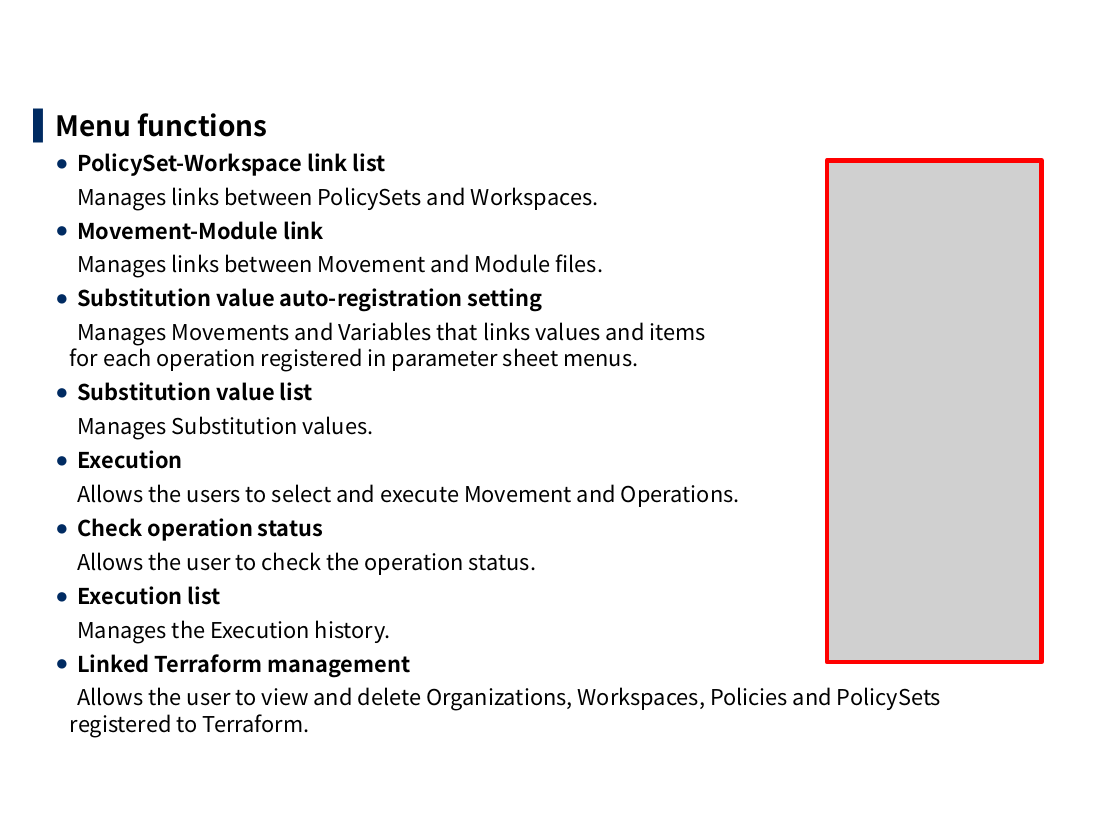
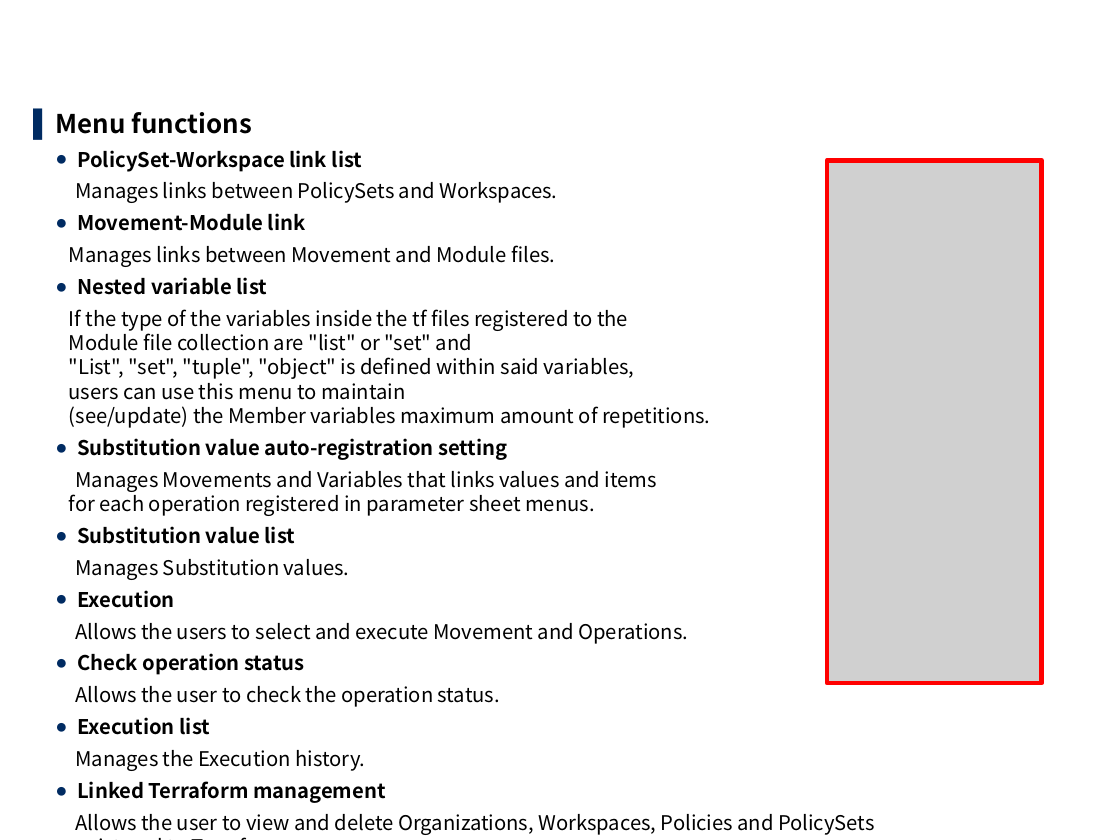
Before and after one commit to exastro-suite/it-automation-docs, a slide deck: slide 17 of asset/Learn/ITA-Terraform-Driver_en.pptx. Drawn at 1120x840 pixels with LibreOffice and Linux fonts; fonts in the diff are those of the drawing; grey boxes stand for pictures; background and template pictures are left out. Boxes give left, top, right and bottom in pixels: in the first picture for what was removed or moved away, otherwise in the second. Text is boxed around its words. In the diff, an @@ line names an element or a change of style, - is before the commit and + after.

```diff
--- a/asset/Learn/ITA-Terraform-Driver_en.pptx
+++ b/asset/Learn/ITA-Terraform-Driver_en.pptx
@@ text at (x1=55, y1=112, x2=875, y2=835): size 18 to 16.6 pt in "Menu functions"; size 14 to 12.9 pt in "PolicySet-Workspace link list", "Manages links between PolicySets and Workspaces.", "Movement-Module link", "Manages links between Movement and Module files." and 12 more places @@
@@ rectangle resized from (x1=827, y1=160, x2=1042, y2=662) to (x1=827, y1=160, x2=1042, y2=683) @@
@@ picture resized from (x1=827, y1=160, x2=1042, y2=662) to (x1=827, y1=160, x2=1042, y2=683) @@
@@ text at (x1=69, y1=277, x2=710, y2=428): paragraphs added @@
+  ● Nested variable list
+  If the type of the variables inside the tf files registered to the
+  Module file collection are "list" or "set" and
+  "List", "set", "tuple", "object" is defined within said variables,
+  users can use this menu to maintain
+  (see/update) the Member variables maximum amount of repetitions.
```
Also in this commit, not shown: 8 other slides changed, 11 other files.
